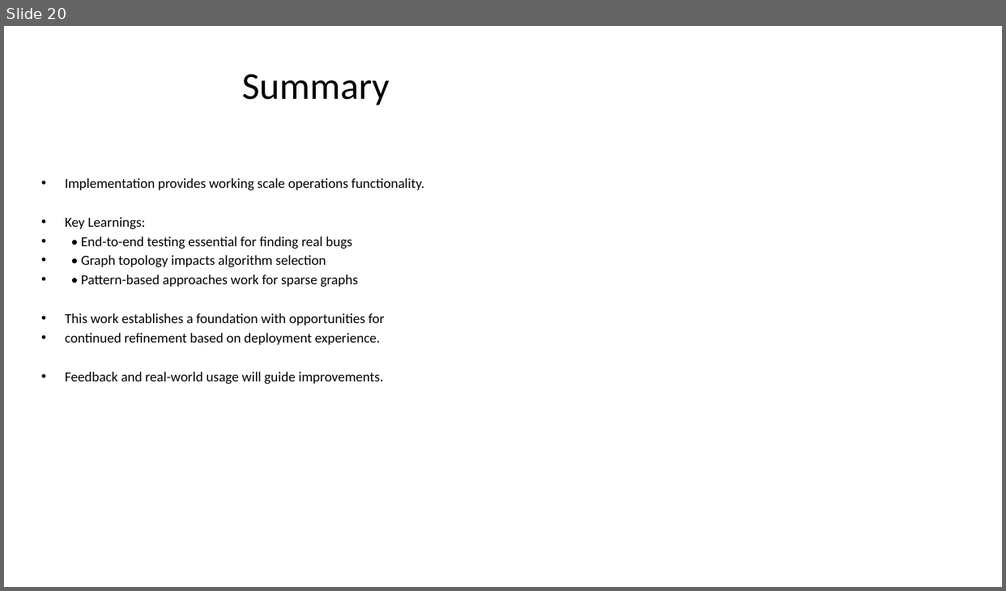
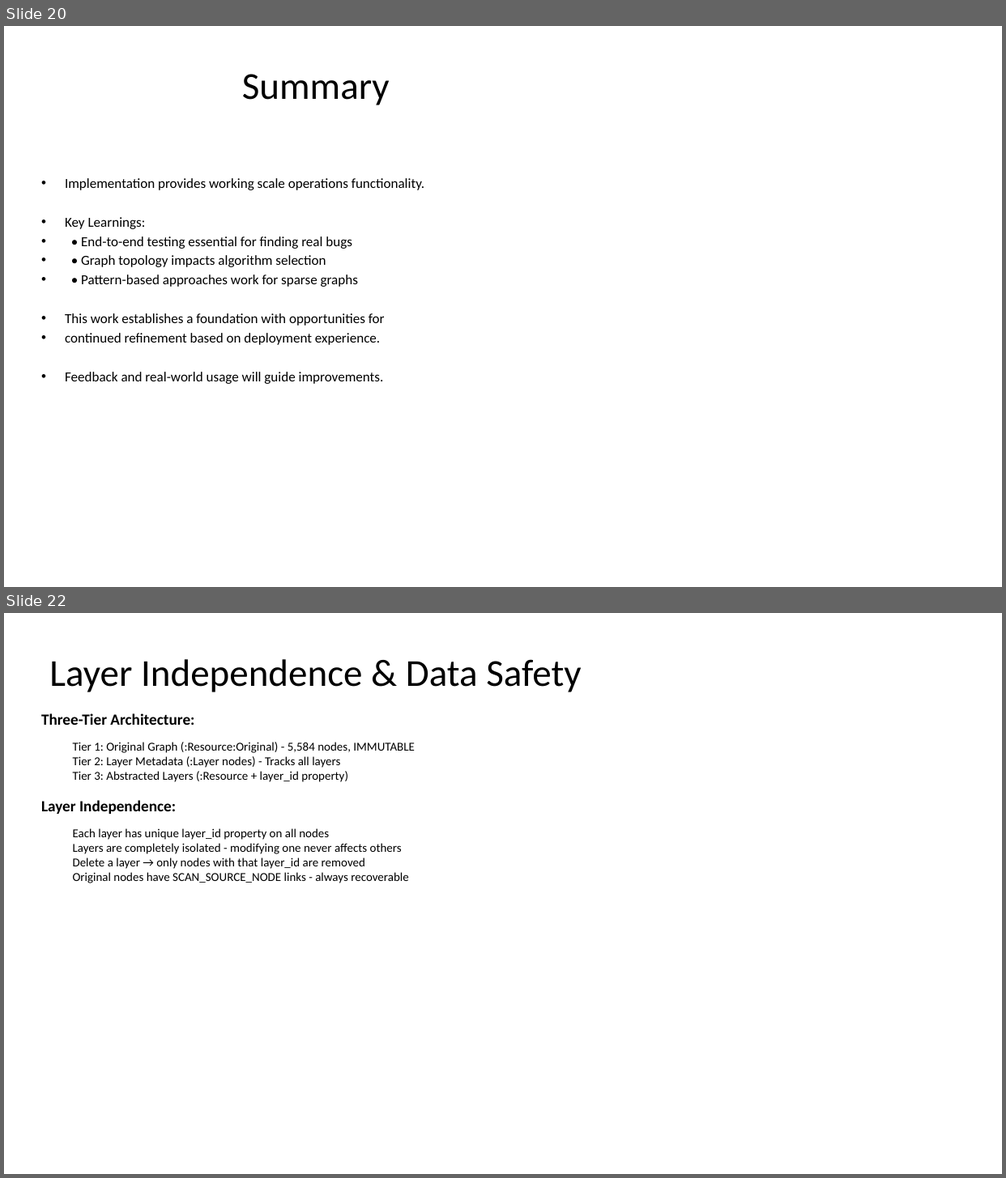
Before and after one commit to rysweet/azure-tenant-grapher, a slide deck: Scale_Operations_Implementation.pptx. Shown one above the other, each under a label of ours: slide 20 before the commit, slides 20 and 22 after it; the slides between them are not shown. The pictures are 1006x591 and 1006x1178 pixels, drawn with LibreOffice and Linux fonts; fonts in the diff are those of the drawing. Boxes give left, top, right and bottom in pixels: in the first picture for what was removed or moved away, otherwise in the second. Text is boxed around its words. In the diff, an @@ line names an element or a change of style, - is before the commit and + after.

```diff
--- a/Scale_Operations_Implementation.pptx
+++ b/Scale_Operations_Implementation.pptx
@@ slide 22 added at <box>4,613,1002,1174</box>, background #FFFFFF @@
@@ title added at <box>49,659,581,692</box>, 44 pt, text #000000 @@
+Layer Independence & Data Safety
@@ text added at <box>41,713,415,884</box>, 14 pt, text #000000 @@
+Three-Tier Architecture:
+  Tier 1: Original Graph (:Resource:Original) - 5,584 nodes, IMMUTABLE
+  Tier 2: Layer Metadata (:Layer nodes) - Tracks all layers
+  Tier 3: Abstracted Layers (:Resource + layer_id property)
+Layer Independence:
+  Each layer has unique layer_id property on all nodes
+  Layers are completely isolated - modifying one never affects others
+  Delete a layer → only nodes with that layer_id are removed
+  Original nodes have SCAN_SOURCE_NODE links - always recoverable
```
Also in this commit, not shown: 4 other slides added.
